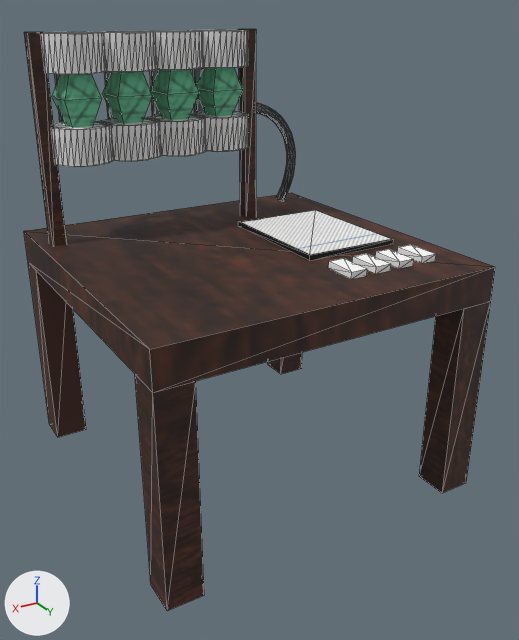
A saved change to the OBJ model src/main/resources/assets/purmag/models/block/translation_desk.obj.
Before and after are seen from a 50 mm lens placed at (1.49, 1.25, 1.333), pointed at (0.487, -0.421, 0.497). The lights are fixed; the arrows at lower left show +X, +Y and +Z. Mesh edges are drawn as thin lines. Where no turn or scale is listed for an object, it has been applied to the vertices. Vertices at the same position are counted once.

Objects in the first picture: 'crystal2_Cube.006', 'crystaldown1_Cylinder.008', 'crystaldown2_Cylinder.007', 'crystaldown3_Cylinder.006', 'crystaldown4_Cylinder.005', 'crystaltop1_Cylinder', 'crystaltop2_Cylinder.002', 'crystaltop3_Cylinder.003', 'crystaltop4_Cylinder.004', 'holder2_Cube.015', 'holder_Cube.016', 'leg1_Cube', 'leg3_Cube.002', 'leg4_Cube.003', 'screen_Cube.004', 'tabletop_Cube.005'.
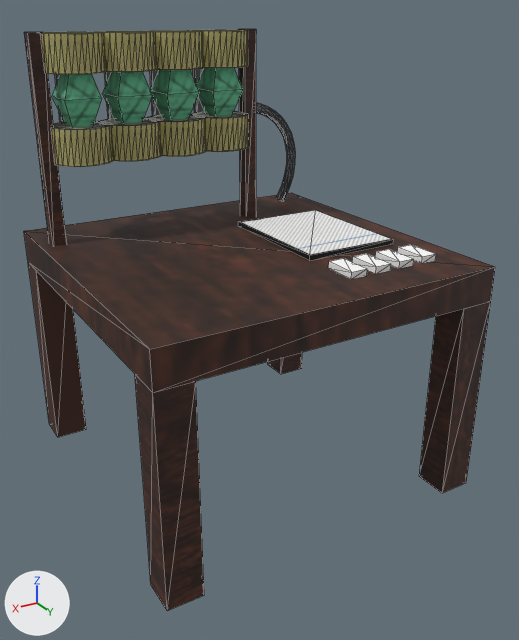
Pixel boxes (x1, y1, x2, y2) of what changed, in the pictures (519 x 640 px):
'crystaltop1_Cylinder', recoloured, surface changed (grey to yellow): (41, 32, 107, 74) in both
'crystaldown1_Cylinder.008', recoloured (grey to yellow): (52, 121, 114, 167) in both
'crystaltop2_Cylinder.002', recoloured, surface changed (grey to yellow): (93, 31, 157, 72) in both
'crystaldown2_Cylinder.007', recoloured (grey to yellow): (100, 117, 162, 161) in both
'crystaltop3_Cylinder.003', recoloured, surface changed (grey to yellow): (141, 31, 204, 70) in both
'crystaldown3_Cylinder.006', recoloured (grey to yellow): (146, 114, 206, 156) in both
'crystaltop4_Cylinder.004', recoloured, surface changed (grey to yellow): (189, 30, 248, 68) in both
'crystaldown4_Cylinder.005', recoloured, surface changed (grey to yellow): (191, 111, 248, 152) in both

Edits to the bpy script that builds the scene:
```text
Change me_crystaldown1_cylinder_008:
    where me_crystaldown1_cylinder_008.from_pydata(...)  # 64 vertices, 124 faces; spans x 0.755..0.935, y -0.909..-0.729, z 0.934..1.034
    remove me_crystaldown1_cylinder_008.materials.append(mat_none)  # white #e7e7e7
    add me_crystaldown1_cylinder_008.materials.append(mat_container)  # picture img_container
Change me_crystaldown2_cylinder_007:
    where me_crystaldown2_cylinder_007.from_pydata(...)  # 64 vertices, 124 faces; spans x 0.605..0.785, y -0.909..-0.729, z 0.934..1.034
    remove me_crystaldown2_cylinder_007.materials.append(mat_none)  # white #e7e7e7
    add me_crystaldown2_cylinder_007.materials.append(mat_container)  # picture img_container
Change me_crystaldown3_cylinder_006:
    where me_crystaldown3_cylinder_006.from_pydata(...)  # 64 vertices, 124 faces; spans x 0.455..0.635, y -0.909..-0.729, z 0.934..1.034
    remove me_crystaldown3_cylinder_006.materials.append(mat_none)  # white #e7e7e7
    add me_crystaldown3_cylinder_006.materials.append(mat_container)  # picture img_container
Change me_crystaldown4_cylinder_005:
    where me_crystaldown4_cylinder_005.from_pydata(...)  # 64 vertices, 124 faces; spans x 0.305..0.485, y -0.909..-0.729, z 0.934..1.034
    remove me_crystaldown4_cylinder_005.materials.append(mat_none)  # white #e7e7e7
    me_crystaldown4_cylinder_005 part 1: texture (UV) coordinates changed
    add me_crystaldown4_cylinder_005.materials.append(mat_container)  # picture img_container
Change me_crystaltop1_cylinder:
    where me_crystaltop1_cylinder.from_pydata(...)  # 64 vertices, 124 faces; spans x 0.755..0.935, y -0.909..-0.729, z 1.178..1.278
    remove me_crystaltop1_cylinder.materials.append(mat_none)  # white #e7e7e7
    me_crystaltop1_cylinder part 2: texture (UV) coordinates changed
    add me_crystaltop1_cylinder.materials.append(mat_container)  # picture img_container
Change me_crystaltop2_cylinder_002:
    where me_crystaltop2_cylinder_002.from_pydata(...)  # 64 vertices, 124 faces; spans x 0.605..0.785, y -0.909..-0.729, z 1.178..1.278
    remove me_crystaltop2_cylinder_002.materials.append(mat_none)  # white #e7e7e7
    me_crystaltop2_cylinder_002 part 3: texture (UV) coordinates changed
    add me_crystaltop2_cylinder_002.materials.append(mat_container)  # picture img_container
Change me_crystaltop3_cylinder_003:
    where me_crystaltop3_cylinder_003.from_pydata(...)  # 64 vertices, 124 faces; spans x 0.455..0.635, y -0.909..-0.729, z 1.178..1.278
    remove me_crystaltop3_cylinder_003.materials.append(mat_none)  # white #e7e7e7
    me_crystaltop3_cylinder_003 part 4: texture (UV) coordinates changed
    add me_crystaltop3_cylinder_003.materials.append(mat_container)  # picture img_container
Change me_crystaltop4_cylinder_004:
    where me_crystaltop4_cylinder_004.from_pydata(...)  # 64 vertices, 124 faces; spans x 0.305..0.485, y -0.909..-0.729, z 1.178..1.278
    remove me_crystaltop4_cylinder_004.materials.append(mat_none)  # white #e7e7e7
    me_crystaltop4_cylinder_004 part 5: texture (UV) coordinates changed
    add me_crystaltop4_cylinder_004.materials.append(mat_container)  # picture img_container
```
